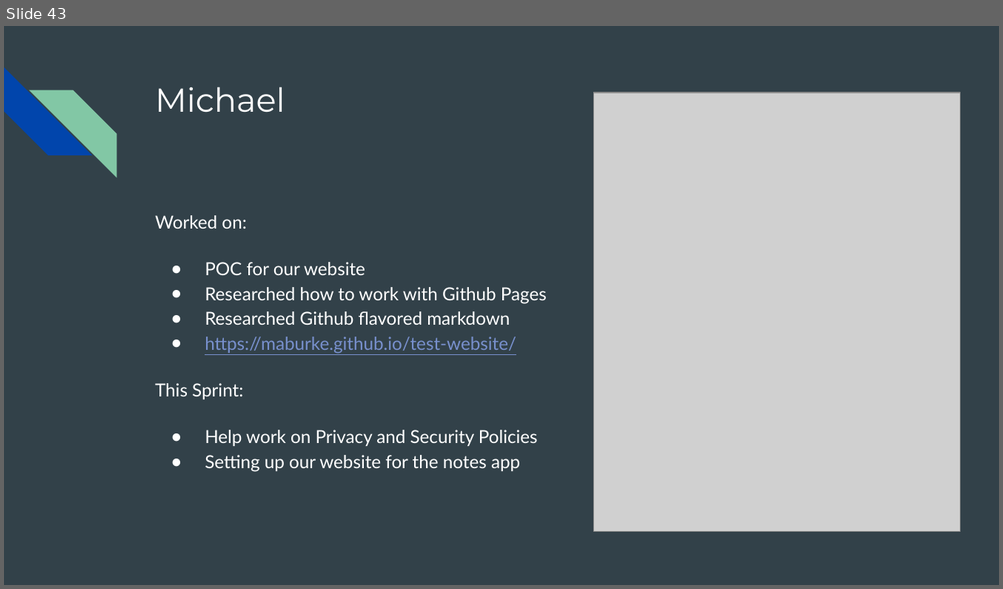
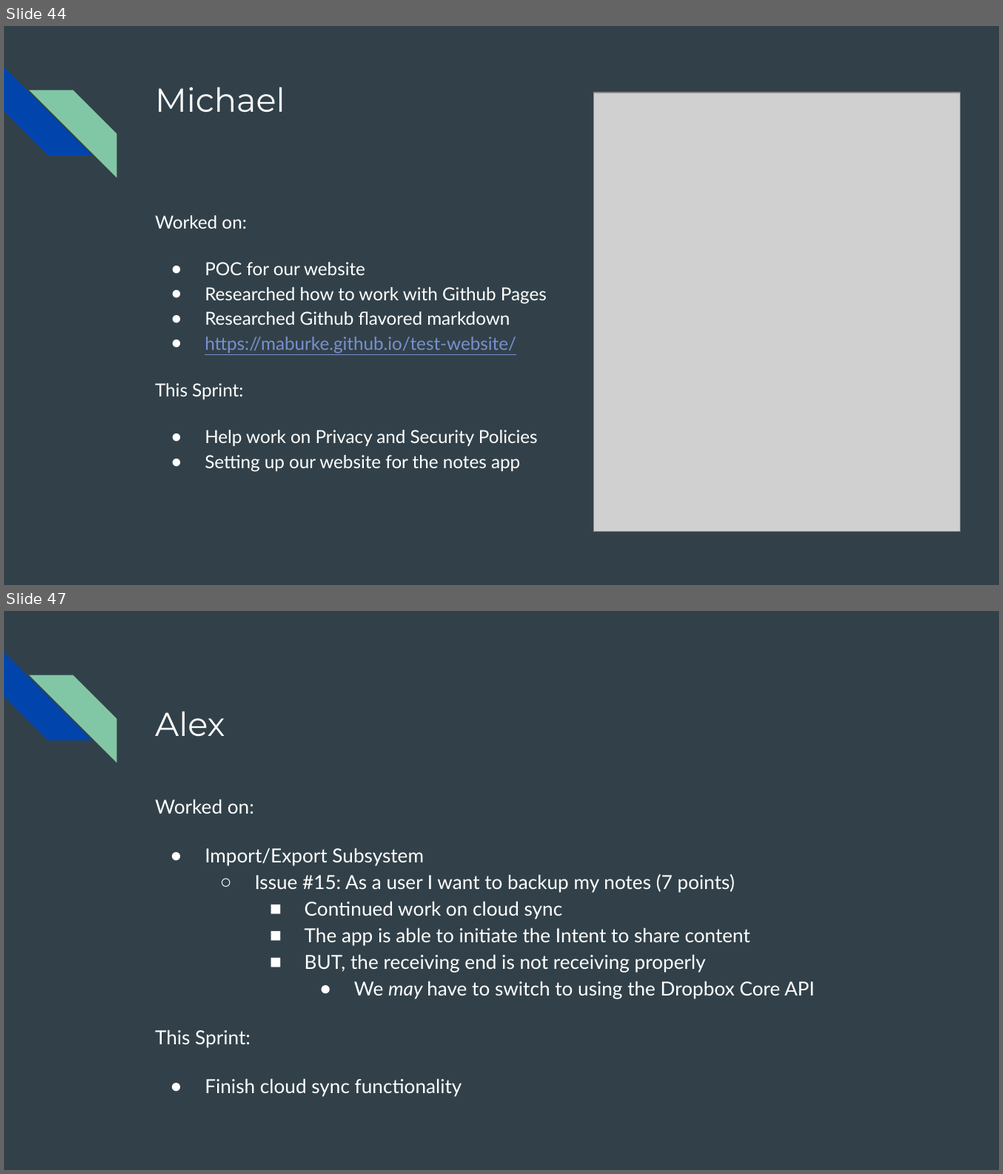
Before and after one commit to Incognoto/incognoto, a slide deck: SUM Presentations.pptx. Shown one above the other, each under a label of ours: slide 43 before the commit, slides 44 and 47 after it; the slides between them are not shown. The pictures are 1003x589 and 1003x1174 pixels, drawn with LibreOffice and Linux fonts; fonts in the diff are those of the drawing; grey boxes stand for pictures. Boxes give left, top, right and bottom in pixels: in the first picture for what was removed or moved away, otherwise in the second. Text is boxed around its words. In the diff, an @@ line names an element or a change of style, - is before the commit and + after.

```diff
--- a/SUM Presentations.pptx
+++ b/SUM Presentations.pptx
@@ slide 47 added at <box>4,611,999,1170</box>, background #324149; not listed: 2 template elements that a slide beside it also shows @@
@@ title added at <box>155,711,225,737</box>, 24 pt, text #FFFFFF @@
+Alex
@@ text added at <box>155,799,814,1097</box>, 14 pt, text #FFFFFF @@
+Worked on:
+● Import/Export Subsystem
+  ○ Issue #15: As a user I want to backup my notes (7 points)
+    ■ Continued work on cloud sync
+    ■ The app is able to initiate the Intent to share content
+    ■ BUT, the receiving end is not receiving properly
+      ● We may have to switch to using the Dropbox Core API
+This Sprint:
+● Finish cloud sync functionality
@@ what was slide 43 is now slide 44 @@
```
Also in this commit, not shown: 1 slide changed, 7 other slides added, 1 slide removed.
